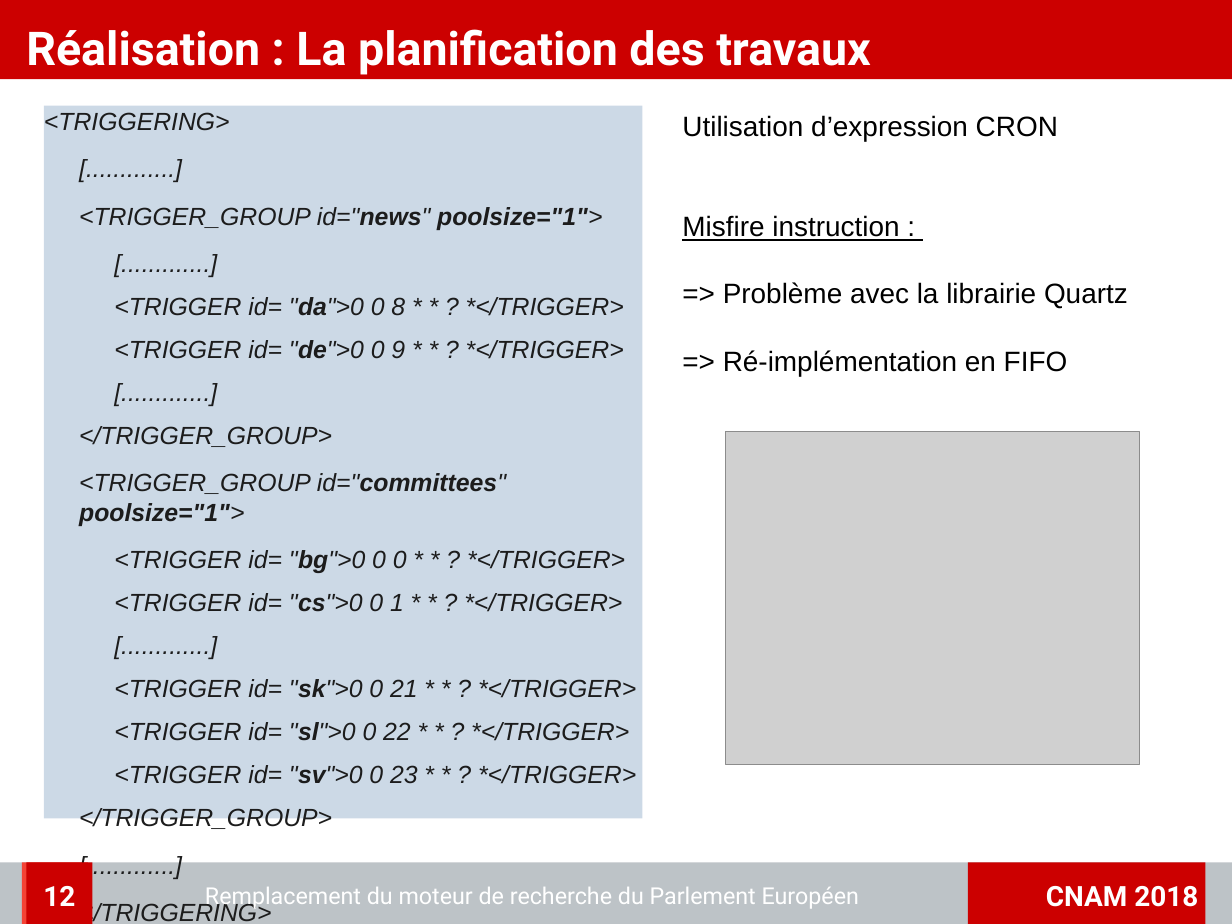
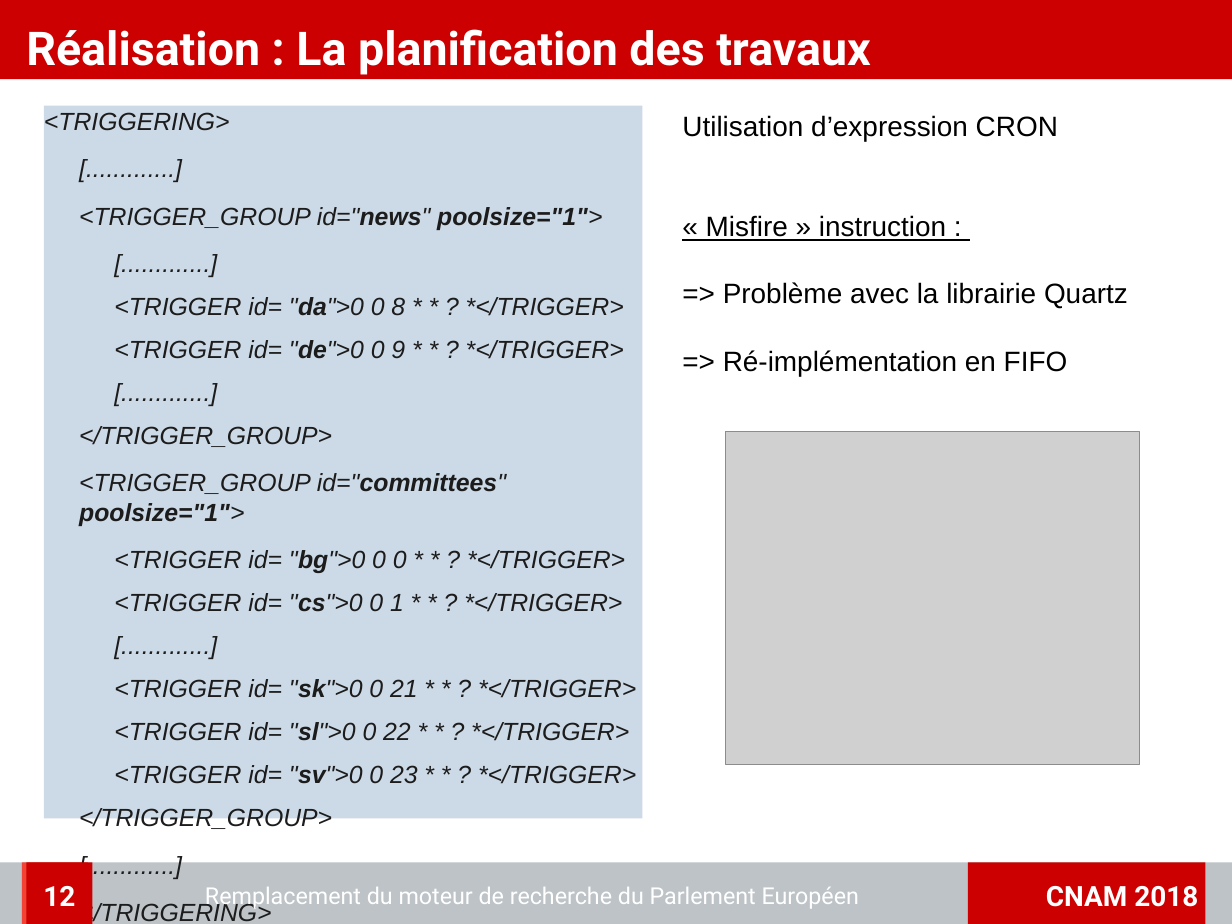
Before and after one commit to charleshuber/4tfront, a slide deck: slide 12 of memoire/presentation/memoire_presentation.odp. Drawn at 1232x924 pixels with LibreOffice and Linux fonts; fonts in the diff are those of the drawing; grey boxes stand for pictures; background and template pictures are left out. Boxes give left, top, right and bottom in pixels: in the first picture for what was removed or moved away, otherwise in the second. Text is boxed around its words. In the diff, an @@ line names an element or a change of style, - is before the commit and + after.

```diff
--- a/memoire/presentation/memoire_presentation.odp
+++ b/memoire/presentation/memoire_presentation.odp
@@ text at [706,215,946,241]: text changed @@
-Misfire instruction :
+« Misfire » instruction :
```
Also in this commit, not shown: 7 other slides changed, 1 slide added, 5 other files.
